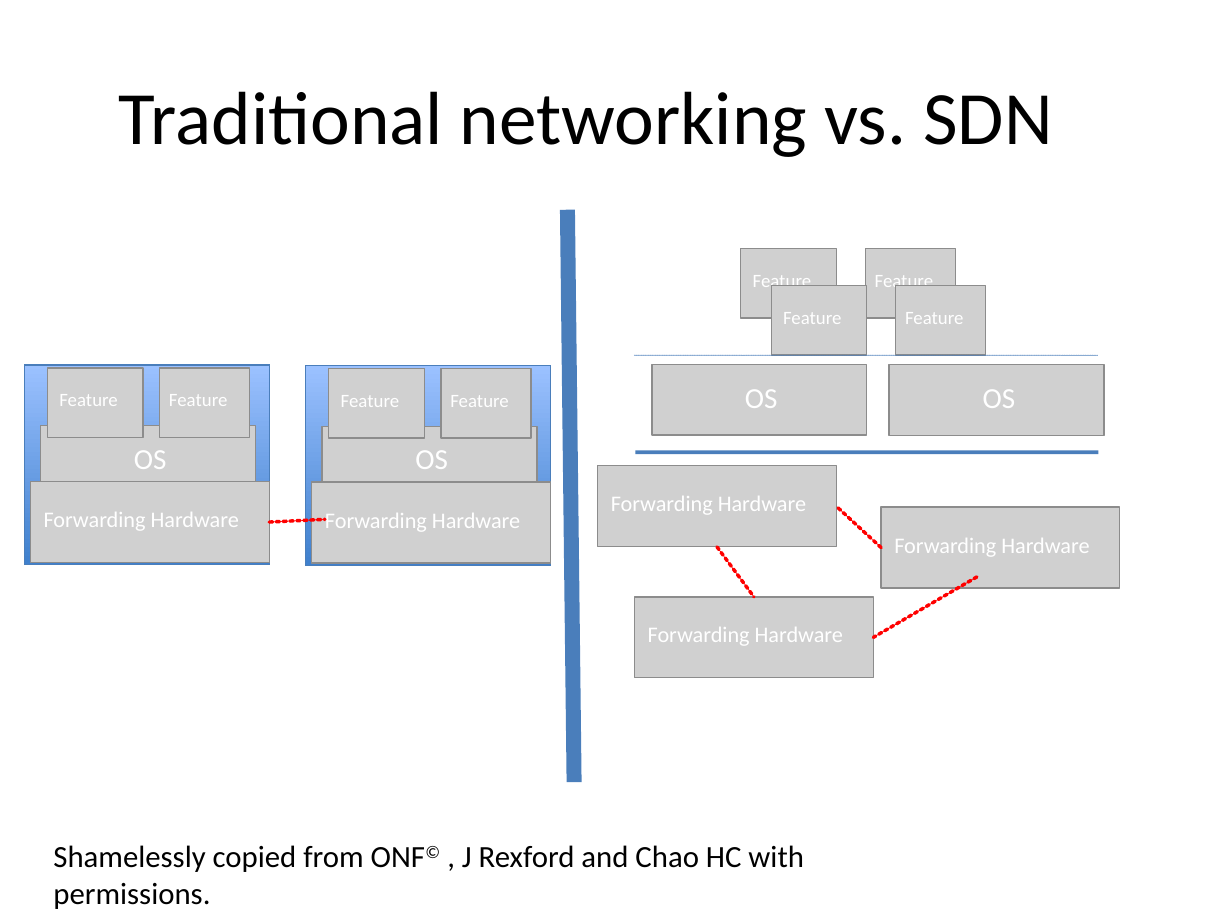
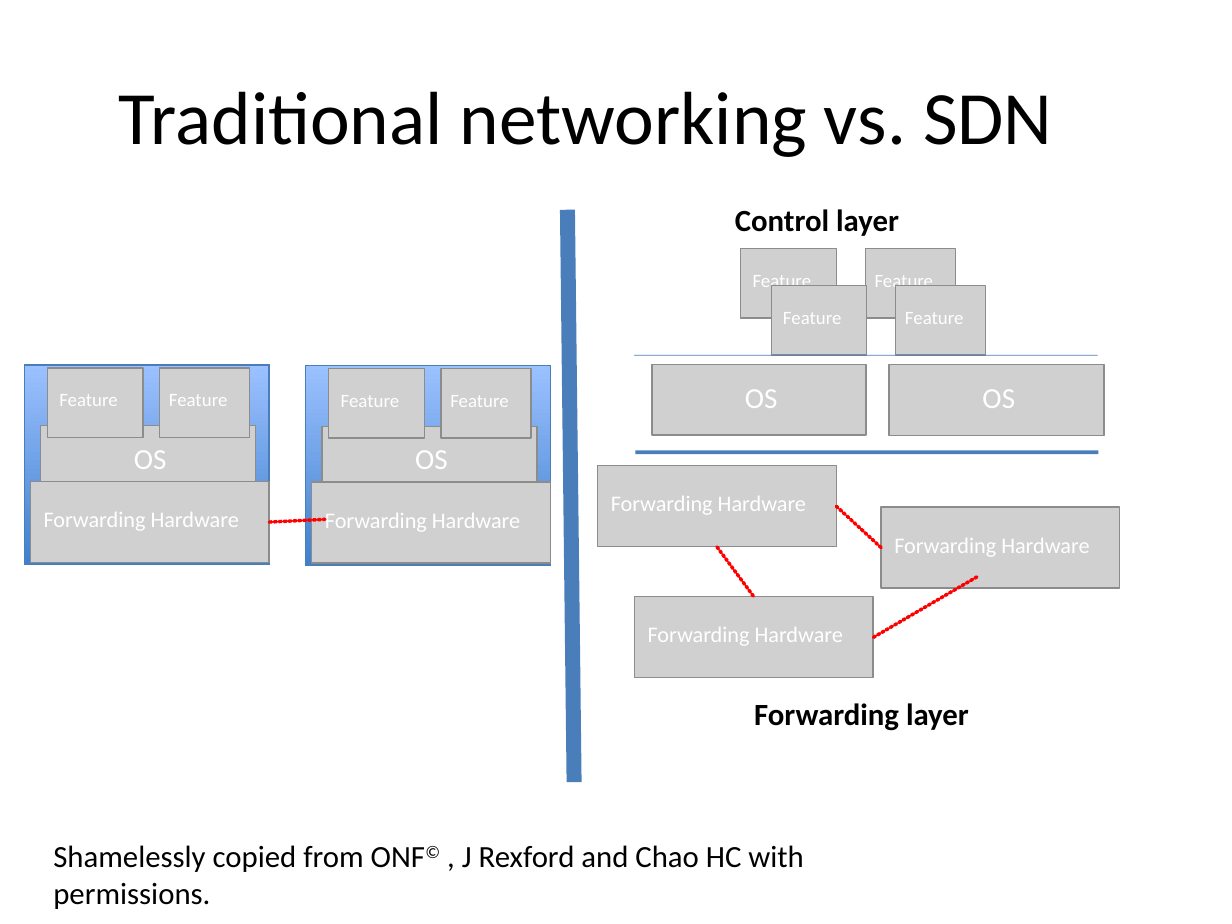
Before and after one commit to gwacter-zz/sdn-workshop, a slide deck: slide 8 of presentations/SDN-Introduction.pptx (slide 4 before the commit). Drawn at 1232x924 pixels with LibreOffice and Linux fonts; fonts in the diff are those of the drawing; grey boxes stand for pictures; background and template pictures are left out. Boxes give left, top, right and bottom in pixels: in the first picture for what was removed or moved away, otherwise in the second. Text is boxed around its words. In the diff, an @@ line names an element or a change of style, - is before the commit and + after.

```diff
--- a/presentations/SDN-Introduction.pptx
+++ b/presentations/SDN-Introduction.pptx
@@ text added at [735,209,899,236], 18 pt, text #000000, bold @@
+Control layer
@@ text added at [754,703,969,731], 18 pt, text #000000, bold @@
+Forwarding layer
```
Also in this commit, not shown: 6 other slides changed, 17 slides added, 5 slides removed, 5 other files.
